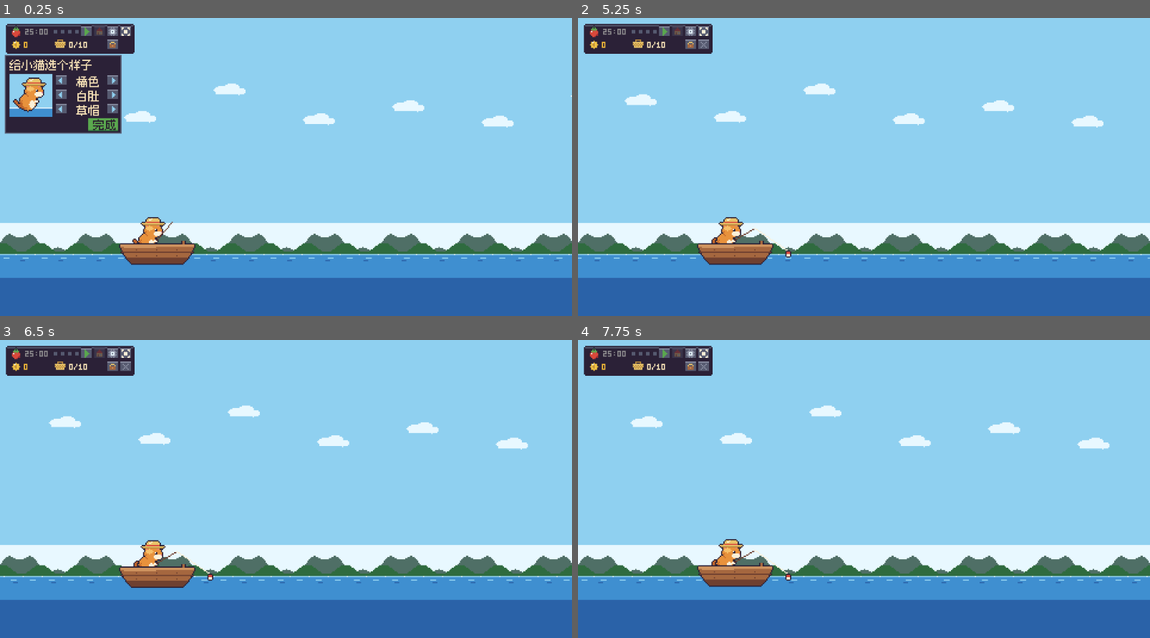
Above: before the commit, frames 1-4 (two rows, left to right).
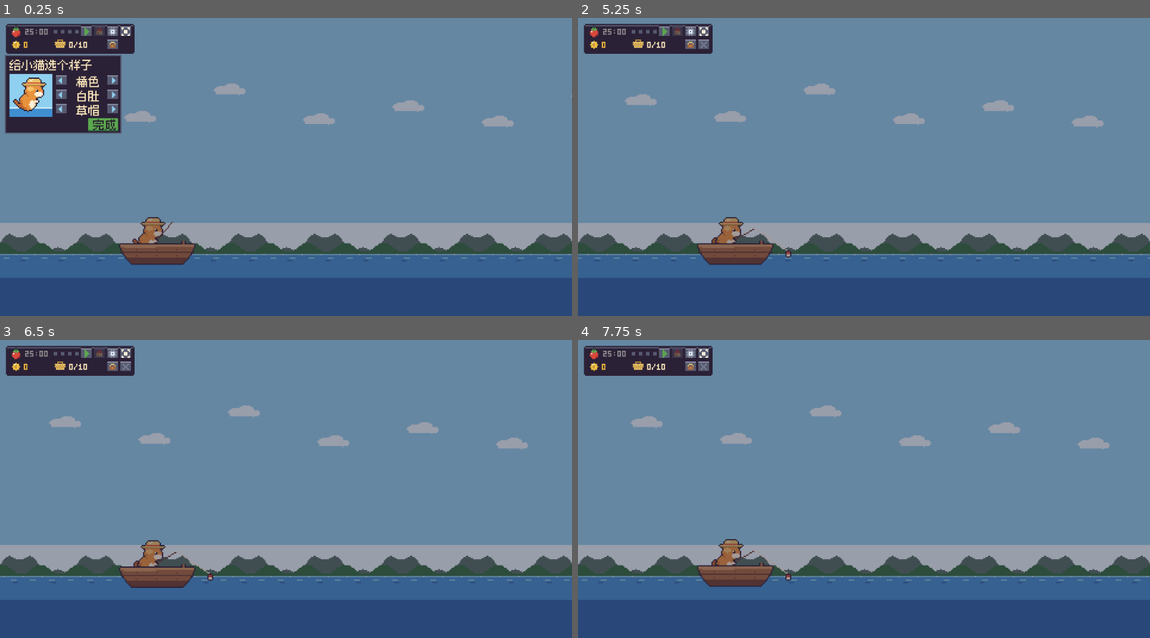
Above: after the commit, the same moments.

Repository: jiahecairen/pixel-cat-fishing
Game: Godot game, scene res://presentation/main.tscn
The game is run twice, just before and just after one commit, with the same random seed, the same clock (stepped at 60 frames per second) and the same inputs.
Inputs (mouse positions are in pixels of both pictures, inside the frame that each line leads up to):
- Up to frame 1 (0.25 s): no input
- Up to frame 2 (5.25 s): tap Enter at 0.5, 0.6, 3.5, 3.6, 5 s; move the mouse to (989, 152) at 0.52 s; hold Right 0.53-1.25 s; click (989, 152) at 0.67 s; tap Space at 0.77, 2.75, 3.77, 4.25 s; drag from (749, 181) to (835, 226) at 1.27 s; move the mouse to (921, 101) at 2.02 s; hold Right 2.03-2.75 s; tap Tab at 2.1, 5.1 s; drag from (835, 226) to (692, 122) at 2.77 s; move the mouse to (1035, 211) at 3.52 s; hold Left 3.53-4.25 s; drag from (692, 122) to (778, 92) at 4.27 s; move the mouse to (892, 167) at 5.02 s; hold Down from 5.03 s (still down); click (892, 167) at 5.17 s
- Up to frame 3 (6.5 s): release Down at 5.75 s; drag from (200, 414) to (171, 503) at 5.77 s
- Up to frame 4 (7.75 s): tap Space at 6.5, 6.77 s; move the mouse to (989, 474) at 6.52 s; hold Up 6.53-7.25 s; tap Enter at 6.6 s; drag from (749, 503) to (835, 548) at 7.27 s

The runs differ from the first frame. In frame 1, 92% of the frame differs, in the area x 0-100%, y 0-100%; in frame 2, 98%; in frame 3, 98%; in frame 4, 98%.

Commit message:
天气与昼夜：真实时间、下雨（咬钩快5%、宝箱×0.95）、蓑衣与蓑衣帽
Co-Authored-By: Claude Sonnet 5.5 <noreply@anthropic.com>
Claude-Session: https://claude.ai/code/session_01MGVgxpnz2EqSwpVSKzj7dd

Diff:
--- a/core/clock.gd
+++ b/core/clock.gd
@@ -8,6 +8,11 @@
 func now_ms() -> int:
 	return int(Time.get_unix_time_from_system() * 1000.0 + debug_offset_ms)
 
+## 本地时间的秒数（Unix 秒 + 时区偏移），天气和昼夜用。
+func local_s() -> int:
+	var bias_s: int = int(Time.get_time_zone_from_system().get("bias", 0)) * 60
+	return now_ms() / 1000 + bias_s
+
 func today_key() -> String:
 	return day_key(0)
 
--- a/core/game.gd
+++ b/core/game.gd
@@ -38,6 +38,9 @@
 var _rng: RandomNumberGenerator
 var _chest_cfg: Dictionary = {}
 var _base_chest: float = 0.0     # 宝箱基础概率（幸运鱼饵生效时翻倍）
+var weather_override: int = -1    # 调试/测试：-1 按真实时间，0 强制晴，1 强制下雨
+var hour_override: float = -1.0   # 调试：>=0 时把"现在"当成这个钟点（0..24）
+var _raining: bool = false
 var _base_rarity: float = 0.0    # 鱼饵升级带来的稀有度加成（幸运鱼饵生效时再加）
 
 func _init(balance: Dictionary, fish_table: Array, game_state: GameState, clock, rng: RandomNumberGenerator) -> void:
@@ -84,9 +87,30 @@
 		dirty = true
 	return events
 
+## 本地时间秒数（调试时可以指定钟点）。
+func local_s() -> int:
+	if hour_override >= 0.0:
+		return int(hour_override * 3600.0)
+	return _clock.local_s()
+
+func is_raining() -> bool:
+	return _raining
+
+func _rain_cfg(key: String, fallback: float) -> float:
+	return float(_cfg.get("weather", {}).get(key, fallback))
+
+func _compute_raining() -> bool:
+	if weather_override >= 0:
+		return weather_override == 1
+	return Weather.is_raining(local_s(), _rain_cfg("rain_block_chance", 0.0))
+
 func _tick() -> Array:
 	var now: int = _clock.now_ms()
 	var events: Array = []
+	var rain := _compute_raining()
+	if rain != _raining:
+		_raining = rain
+		events.append({"type": "weather", "raining": rain})
 	_refresh_modifiers(now)
 
 	var p := pomodoro.tick(now)
@@ -201,7 +225,9 @@
 # ------------------------------------------------------------------ 内部
 func _tick_fishing(now: int, events: Array) -> void:
 	var focus := in_focus()
-	fishing.wait_multiplier = 1.0 if focus else _free_multiplier
+	# 下雨：鱼咬钩更快（等待时间缩短到 1/1.05）
+	var rain_speed := _rain_cfg("rain_bite_speed", 1.0) if _raining else 1.0
+	fishing.wait_multiplier = (1.0 if focus else _free_multiplier) / rain_speed
 	if not focus and economy.basket_full(state):
 		# 让最后一条鱼的结算动画播完再收竿
 		if fishing.is_active() and fishing.state == FishingSystem.State.SETTLEMENT:
@@ -342,7 +368,8 @@
 	var lucky := now < int(state.effects["lucky_until_ms"])
 	var d: Dictionary = inventory.by_id.get("lucky_bait", {})
 	fishing.rarity_bonus = _base_rarity + (float(d.get("rarity_bonus", 0.0)) if lucky else 0.0)
-	fishing.chest_chance = minf(1.0, _base_chest * (float(d.get("chest_mult", 1.0)) if lucky else 1.0))
+	var rain_chest := _rain_cfg("rain_chest_mult", 1.0) if _raining else 1.0
+	fishing.chest_chance = minf(1.0, _base_chest * (float(d.get("chest_mult", 1.0)) if lucky else 1.0) * rain_chest)
 
 func _finish_focus(is_long: bool) -> Dictionary:
 	var pc: Dictionary = _pomo_cfg
--- /dev/null
+++ b/core/weather.gd
@@ -0,0 +1,38 @@
+class_name Weather
+extends RefCounted
+## 天气与昼夜。全是"本地时间 → 结果"的纯函数：同一时刻永远得到同一结果，
+## 所以不需要存档，重启游戏、换设备（同一时区）看到的都是同样的天气。
+## 参数 local_s 是本地时间的秒数（Unix 秒 + 时区偏移）。
+
+const BLOCK_S := 7200            # 每 2 小时一个"时段"，每个时段按概率决定要不要下雨
+
+## 整数哈希（结果在 0..2^31-1），只靠位运算，不依赖随机数状态。
+static func _h(n: int) -> int:
+	var x: int = n * 0x1E3779B97F4A7C15
+	x = (x ^ (x >> 29)) * 0x3F58476D1CE4E5B9
+	x = x ^ (x >> 32)
+	return x & 0x7fffffff
+
+## 这一刻在不在下雨。被选中的时段里下 60–90 分钟，起止时刻也由哈希定。
+static func is_raining(local_s: int, block_chance: float) -> bool:
+	var block := floori(local_s / float(BLOCK_S))
+	if float(_h(block * 2 + 1) % 10000) / 10000.0 >= block_chance:
+		return false
+	var length := 3600 + _h(block * 2 + 2) % 1801
+	var start := _h(block * 3 + 7) % (BLOCK_S - length + 1)
+	var off := local_s - block * BLOCK_S
+	return off >= start and off < start + length
+
+## 昼夜：dark 0..1（夜里 1），warm 0..1（日出/日落前后的暖色），dawn 表示暖色是清晨的还是傍晚的。
+static func daylight(local_s: int) -> Dictionary:
+	var h := float(posmod(local_s, 86400)) / 3600.0
+	var dark := 0.0
+	if h >= 20.0 or h < 5.0:
+		dark = 1.0
+	elif h < 7.0:
+		dark = (7.0 - h) / 2.0
+	elif h >= 18.0:
+		dark = (h - 18.0) / 2.0
+	var warm := maxf(0.0, 1.0 - absf(h - 6.0) / 1.5)
+	var dusk_warm := maxf(0.0, 1.0 - absf(h - 18.5) / 1.5)
+	return {"dark": dark, "warm": maxf(warm, dusk_warm), "dawn": h < 12.0}
--- a/data/balance.json
+++ b/data/balance.json
@@ -94,6 +94,7 @@
     "eat_max_ms": 300000
   },
   "nap": {"lucky_minutes": 5},
+  "weather": {"rain_block_chance": 0.24, "rain_bite_speed": 1.05, "rain_chest_mult": 0.95},
   "chest": {
     "chance": 0.04,
     "tiers": [
--- a/presentation/main.gd
+++ b/presentation/main.gd
@@ -39,7 +39,7 @@
 	"shelf_hats", "mirror", "bookshelf", "calendar", "bed", "rug", "bobber", "bang", "zzz", "font", "dots", "panel", "pips", "labels",
 	"sparkle", "splash", "btn_play", "btn_stop", "btn_skip", "btn_close", "btn_menu", "btn_plus",
 	"btn_minus", "btn_left", "btn_right", "btn_gear", "btn_town", "btn_view"]
-const CAT_LAYERS := ["fur_base", "fur_shade", "fur_light", "pat_white", "pat_stripe", "fixed"]
+const CAT_LAYERS := ["fur_base", "fur_shade", "fur_light", "pat_white", "pat_stripe", "fixed", "rain_gear"]
 const CAT_FRAMES := 6
 
 # ---- 界面布局（界面坐标） ----
@@ -218,6 +218,10 @@
 		var xy := c[1].split(",")
 		_debug_click_frame = c[0].to_int()
 		_debug_click = Vector2(xy[0].to_float(), xy[1].to_float())
+	if OS.has_environment("CATFISH_WEATHER"):     # 调试：rain / clear 强制天气
+		game.weather_override = 1 if OS.get_environment("CATFISH_WEATHER") == "rain" else 0
+	if OS.has_environment("CATFISH_HOUR"):        # 调试：把现在当成这个钟点（0–24）
+		game.hour_override = OS.get_environment("CATFISH_HOUR").to_float()
 	if OS.has_environment("CATFISH_ROOM"):        # 调试：到镇上后直接进这间屋子（tackle / tailor / home）
 		_debug_room = OS.get_environment("CATFISH_ROOM")
 	if OS.has_environment("CATFISH_ROAM_AT"):
@@ -845,6 +849,7 @@
 	else:
 		draw_set_transform(-cam)
 		world.draw(cam, view, mini, now, t)
+		_draw_weather(t)
 		_draw_floats(t)
 	draw_set_transform(ui_off)
 	if not mini or _mini_shown:
@@ -856,6 +861,34 @@
 		_draw_quit_confirm()
 	draw_set_transform(Vector2.ZERO)
 	_draw_particles(t)
+
+
+## 昼夜染色 + 下雨（雨丝、水面涟漪）。迷你窗里只盖场景区，透明的地方不染色。
+func _draw_weather(t: int) -> void:
+	var r := Rect2(cam, view)
+	if mini:
+		r = Rect2(cam + MINI_SCENE.position, MINI_SCENE.size)
+	var dl := Weather.daylight(game.local_s())
+	var dark := float(dl["dark"])
+	var warm := float(dl["warm"])
+	if dark > 0.0:
+		draw_rect(r, Color(Pal.U_K, 0.42 * dark))
+	if warm > 0.0:
+		draw_rect(r, Color(Pal.L_P if dl["dawn"] else Pal.L_F, 0.16 * warm))
+	if not game.is_raining():
+		return
+	draw_rect(r, Color(Pal.U_A, 0.22))
+	for i in 14:   # 水面涟漪
+		var rx := r.position.x + fposmod(i * 47.0 + 13.0, r.size.x)
+		var ry := World.WATER_Y + 3 + (i * 7) % 11
+		if rx < World.SHORE_X - 4 and ry > r.position.y and ry < r.end.y and ((t / 350) + i) % 5 == 0:
+			draw_rect(Rect2(roundf(rx), ry, 3, 1), Color(Pal.U_W, 0.8))
+	var n := int(r.size.x * r.size.y / 650.0)
+	for i in n:   # 雨丝
+		var sp := 0.2 + (i % 3) * 0.05
+		var y := fposmod(i * 37.0 + t * sp, r.size.y + 6.0) - 6.0
+		var x := fposmod(i * 53.0 + y * 0.3, r.size.x)
+		draw_rect(Rect2(r.position + Vector2(roundf(x), roundf(y)), Vector2(1, 3)), Color(Pal.U_W, 0.7))
 
 
 func _draw_hud(now: int) -> void:
@@ -965,7 +998,10 @@
 	_tex_frame("cat/pat_white", pos, frame, CAT_FRAMES, Pal.L_W if pat.get("white", false) else light, flip)
 	_tex_frame("cat/pat_stripe", pos, frame, CAT_FRAMES, shade if pat.get("stripes", false) else base, flip)
 	_tex_frame("cat/fixed", pos, frame, CAT_FRAMES, Color.WHITE, flip)
-	if hat.get("sprite", "") != "":
+	if game.is_raining() and interior == "" and not wardrobe.open:
+		# 下雨天在室外：穿蓑衣、戴蓑衣帽（盖掉平时的帽子），进屋就脱掉
+		_tex_frame("cat/rain_gear", pos, frame, CAT_FRAMES, Color.WHITE, flip)
+	elif hat.get("sprite", "") != "":
 		_tex_frame("cat/" + hat["sprite"], pos, frame, CAT_FRAMES, Color.WHITE, flip)
 
 
--- a/tests/run_tests.gd
+++ b/tests/run_tests.gd
@@ -17,6 +17,7 @@
 	var day: String = "2026-01-01"
 	func now_ms() -> int: return t
 	func today_key() -> String: return day
+	func local_s() -> int: return 43200 + 3 * 3600     # 本地 15:00，固定一个不下雨的时刻
 
 var _fails := 0
 var _checks := 0
@@ -41,6 +42,7 @@
 		test_upgrades_and_settings(balance, fish)
 		test_cat_config()
 		test_chest(balance, fish)
+		test_weather(balance, fish)
 		test_inventory(balance, fish)
 		test_checkpoint(balance, fish)
 		test_event_log()
@@ -411,6 +413,61 @@
 	var ev6 := _run(g6, c5, 4, 100)
 	check(_count(ev6, "chest") == 1, "提上来只开一次")
 
+func test_weather(balance: Dictionary, fish: Array) -> void:
+	print("weather")
+	var p: float = float(balance["weather"]["rain_block_chance"])
+	# 同一时刻结果固定
+	var same := true
+	for s in range(0, 86400 * 3, 977):
+		if Weather.is_raining(s, p) != Weather.is_raining(s, p):
+			same = false
+	check(same, "同一时刻天气固定")
+	# 长期下雨占比在 10%–20% 之间，且下雨连续一段时间（不是一闪而过）
+	var rainy := 0
+	var total := 0
+	var longest := 0
+	var run := 0
+	for s in range(0, 86400 * 60, 300):
+		total += 1
+		if Weather.is_raining(s, p):
+			rainy += 1
+			run += 300
+			longest = maxi(longest, run)
+		else:
+			run = 0
+	var frac := float(rainy) / float(total)
+	check(frac > 0.10 and frac < 0.20, "下雨时间占比约 15%% (%.3f)" % frac)
+	check(longest >= 3600 and longest <= 5400 + 300, "一场雨持续 60–90 分钟 (%d 秒)" % longest)
+	var dry := true
+	for s in range(0, 86400, 600):
+		if Weather.is_raining(s, 0.0):
+			dry = false
+	check(dry, "概率 0 永远不下雨")
+	# 昼夜
+	check(is_equal_approx(Weather.daylight(12 * 3600)["dark"], 0.0), "中午不暗")
+	check(is_equal_approx(Weather.daylight(23 * 3600)["dark"], 1.0) and is_equal_approx(Weather.daylight(2 * 3600)["dark"], 1.0), "深夜最暗")
+	check(Weather.daylight(19 * 3600)["dark"] > 0.4 and Weather.daylight(19 * 3600)["dark"] < 0.6, "傍晚渐暗")
+	check(Weather.daylight(6 * 3600)["warm"] > 0.9 and Weather.daylight(6 * 3600)["dawn"], "清晨暖色")
+	check(not Weather.daylight(18 * 3600 + 1800)["dawn"] and Weather.daylight(18 * 3600 + 1800)["warm"] > 0.9, "黄昏暖色")
+	# 下雨对钓鱼的影响：咬钩快 5%，宝箱概率 ×0.95；雨停恢复
+	var clock := FakeClock.new()
+	var g := Game.new(balance, fish, GameState.new(), clock, _rng(77))
+	check(not Weather.is_raining(clock.local_s(), p), "测试时钟固定在不下雨的时刻")
+	var chest0: float = g.fishing.chest_chance
+	g.weather_override = 1
+	var ev: Array = g.tick()
+	var got := false
+	for e in ev:
+		if e["type"] == "weather" and e["raining"]:
+			got = true
+	check(g.is_raining() and got, "下雨时发出天气事件")
+	check(is_equal_approx(g.fishing.chest_chance, chest0 * 0.95), "下雨宝箱概率 ×0.95")
+	check(is_equal_approx(g.fishing.wait_multiplier, g._free_multiplier / 1.05) or is_equal_approx(g.fishing.wait_multiplier, 1.0 / 1.05), "下雨咬钩等待缩短到 1/1.05 (%f)" % g.fishing.wait_multiplier)
+	g.weather_override = 0
+	g.tick()
+	check(not g.is_raining() and is_equal_approx(g.fishing.chest_chance, chest0), "雨停后宝箱概率恢复")
+	check(is_equal_approx(g.fishing.wait_multiplier, g._free_multiplier) or is_equal_approx(g.fishing.wait_multiplier, 1.0), "雨停后咬钩时间恢复")
+
 func test_inventory(balance: Dictionary, fish: Array) -> void:
 	print("inventory & items")
 	var clock := FakeClock.new()
Binary file added: assets/cat/rain_gear.png
Not shown, added: assets/cat/rain_gear.png.import
Not shown, added: core/weather.gd.uid
Not shown, changed: CLAUDE.md
Not shown, changed: docs/ACCEPTANCE_TESTS.md
Not shown, changed: docs/DECISION_REGISTER.md
Not shown, changed: docs/DEV_LOG.md
Not shown, changed: docs/REQUIREMENTS.md
